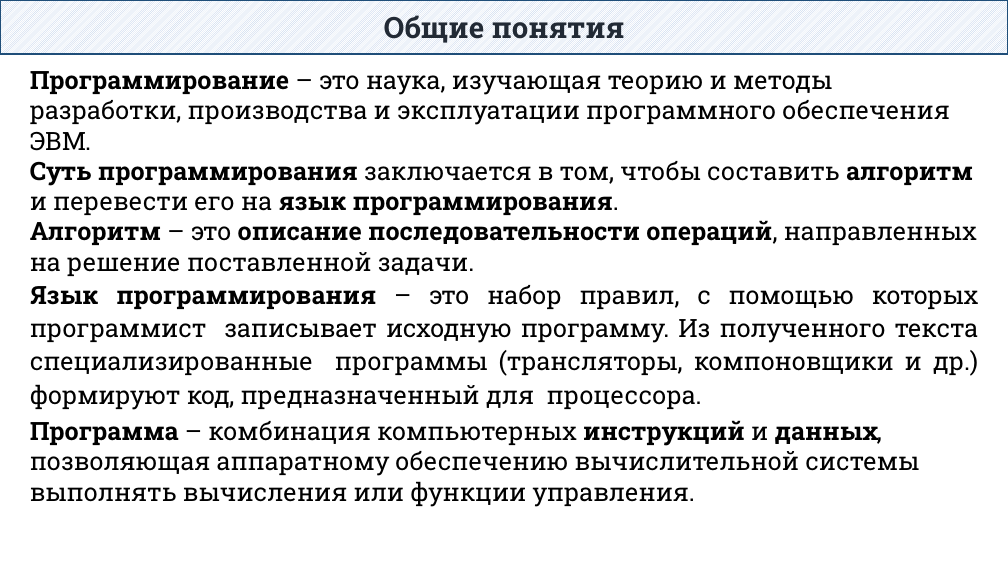
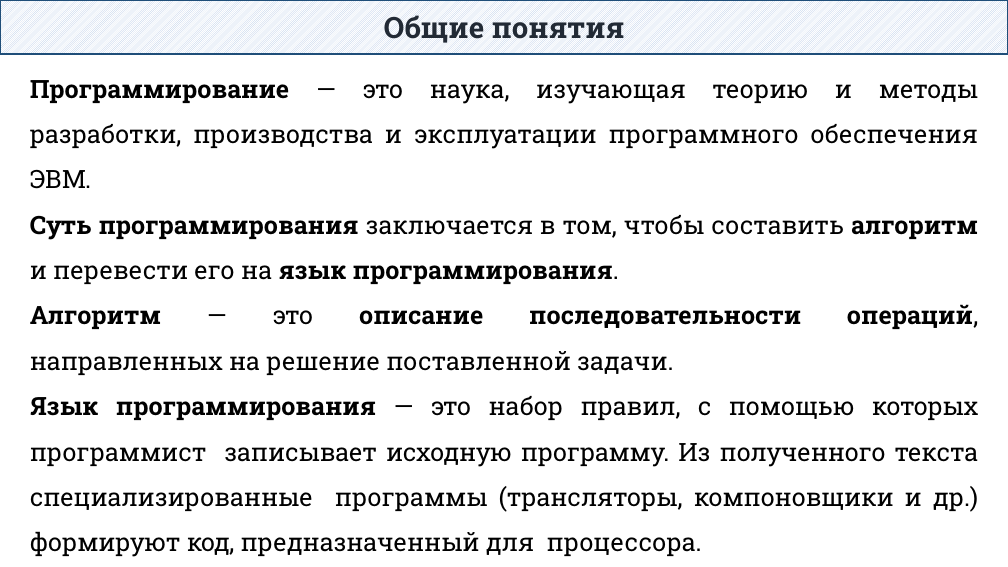
Before and after one commit to DaniilKlyukin/ITiP-1, a slide deck: slide 10 of Лекции/ИТиП лек 1.pptx. Drawn at 1008x567 pixels with LibreOffice and Linux fonts; fonts in the diff are those of the drawing. Boxes give left, top, right and bottom in pixels: in the first picture for what was removed or moved away, otherwise in the second. Text is boxed around its words. In the diff, an @@ line names an element or a change of style, - is before the commit and + after.

```diff
--- a/Лекции/ИТиП лек 1.pptx
+++ b/Лекции/ИТиП лек 1.pptx
@@ text at box(30, 80, 978, 189): text changed @@
-Программирование – это наука, изучающая теорию и методы разработки, производства и эксплуатации программного обеспечения ЭВМ.
+Программирование — это наука, изучающая теорию и методы разработки, производства и эксплуатации программного обеспечения ЭВМ.
@@ text at box(30, 215, 978, 284): alignment left to justified; line spacing 1 to 1.5 @@
@@ text at box(30, 304, 979, 557): text changed @@
-Алгоритм – это описание последовательности операций, направленных на решение поставленной задачи.
-Язык программирования – это набор правил, с помощью которых программист записывает исходную программу. Из полученного текста специализированные программы (трансляторы, компоновщики и др.) формируют код, предназначенный для процессора.
-Программа – комбинация компьютерных инструкций и данных, позволяющая аппаратному обеспечению вычислительной системы выполнять вычисления или функции управления.
+Алгоритм — это описание последовательности операций, направленных на решение поставленной задачи.
+Язык программирования — это набор правил, с помощью которых программист записывает исходную программу. Из полученного текста специализированные программы (трансляторы, компоновщики и др.) формируют код, предназначенный для процессора.
```
Also in this commit, not shown: 12 other slides changed, 13 slides added, 12 other files.
